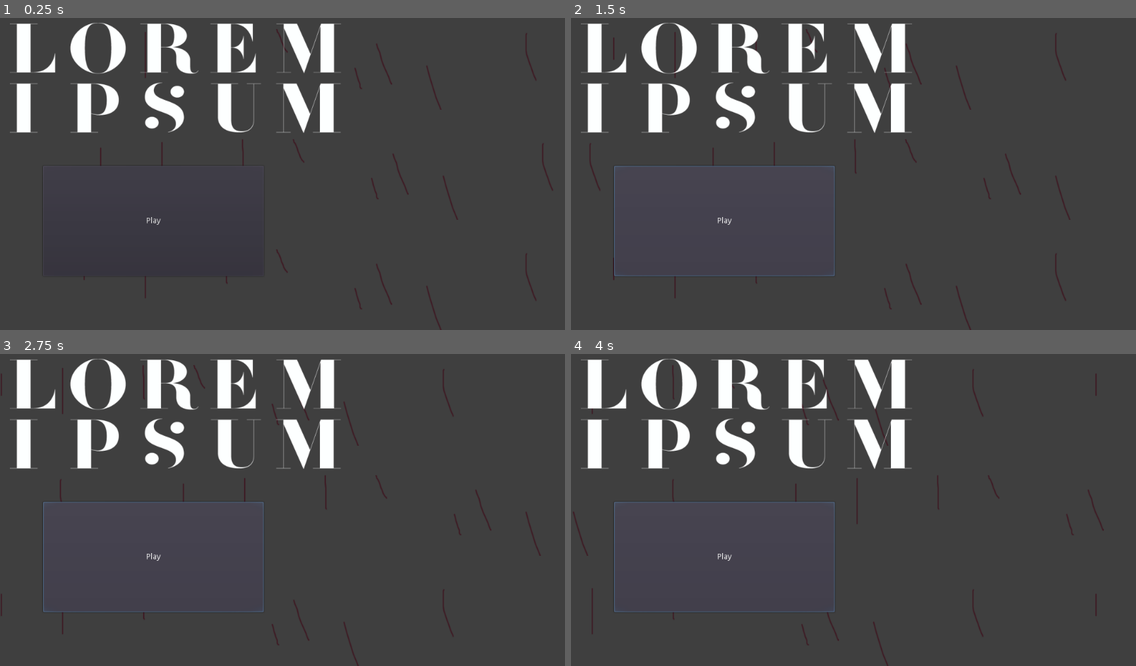
Above: before the commit, frames 1-4 (two rows, left to right).
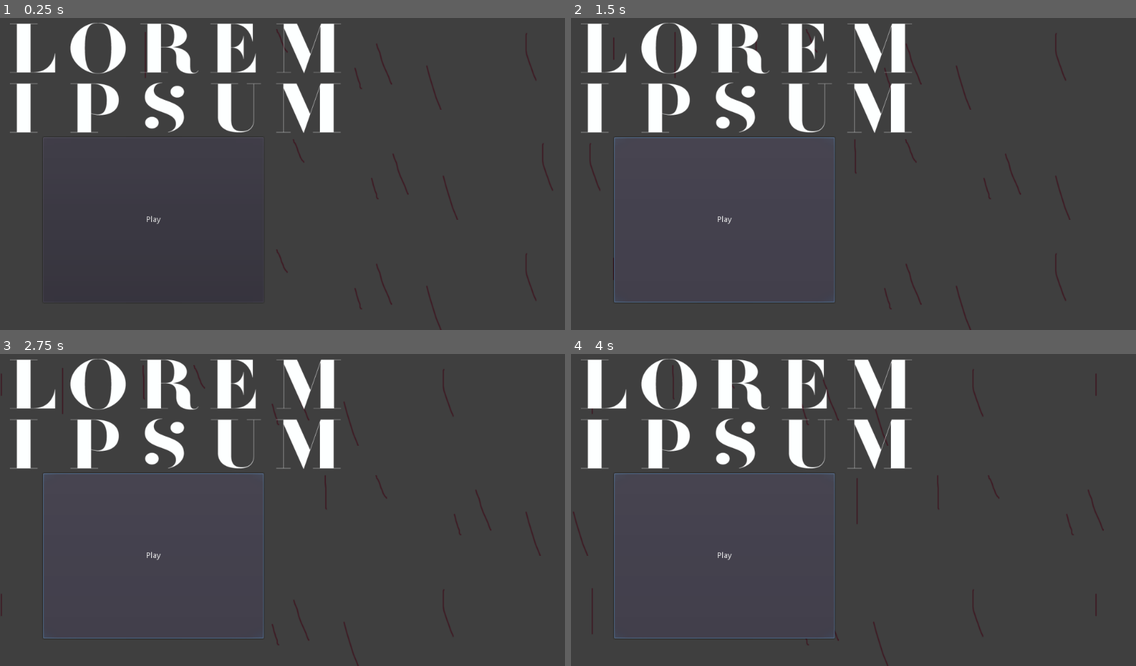
Above: after the commit, the same moments.

Repository: GazetaGaveta/GameJaaj7
Game: Godot game, scene res://PackedScenes/Telas/TelaInicial.tscn
Same seed, same stepped clock (60 frames per second), same inputs: the game is played once before the commit and once after it. The project has no main scene, so this scene is started directly.
Inputs:
- Up to frame 1 (0.25 s): no input
- Up to frame 2 (1.5 s): click "Play" at 0.5 s; click "Play" at 1.25 s
- Up to frame 3 (2.75 s): click "Play" at 2 s
- Up to frame 4 (4 s): no input

The runs differ from the first frame. In frame 1, 0.2% of the frame differs, in the area x 7-47%, y 38-86%; in frame 2, 0.5%; in frame 3, 0.5%, in the area x 7-47%, y 38-92%; in frame 4, 0.5%.

Commit message:
commit extra

Diff:
--- a/PackedScenes/Telas/TelaInicial.tscn
+++ b/PackedScenes/Telas/TelaInicial.tscn
@@ -70,11 +70,10 @@
 anchor_right = 1.0
 anchor_bottom = 0.5
 margin_left = -946.0
-margin_top = 2.0
+margin_top = -50.0
 margin_right = -546.0
-margin_bottom = 202.0
+margin_bottom = 250.0
 text = "Play"
 __meta__ = {
-"_edit_lock_": true,
 "_edit_use_anchors_": false
 }
--- a/Scripts/Telas/MovimentoFundo.gd
+++ b/Scripts/Telas/MovimentoFundo.gd
@@ -20,7 +20,6 @@
 func _process(delta):
 	$Fundo1.rect_position.x += direcao;
 	$Fundo2.rect_position.x += direcao;
-	print(abs($Fundo1.rect_position.x));
 	if abs($Fundo1.rect_position.x) >= 1024:
 		$Fundo1.rect_position.x = 0;
 		$Fundo2.rect_position.x = -direcao*1024;
